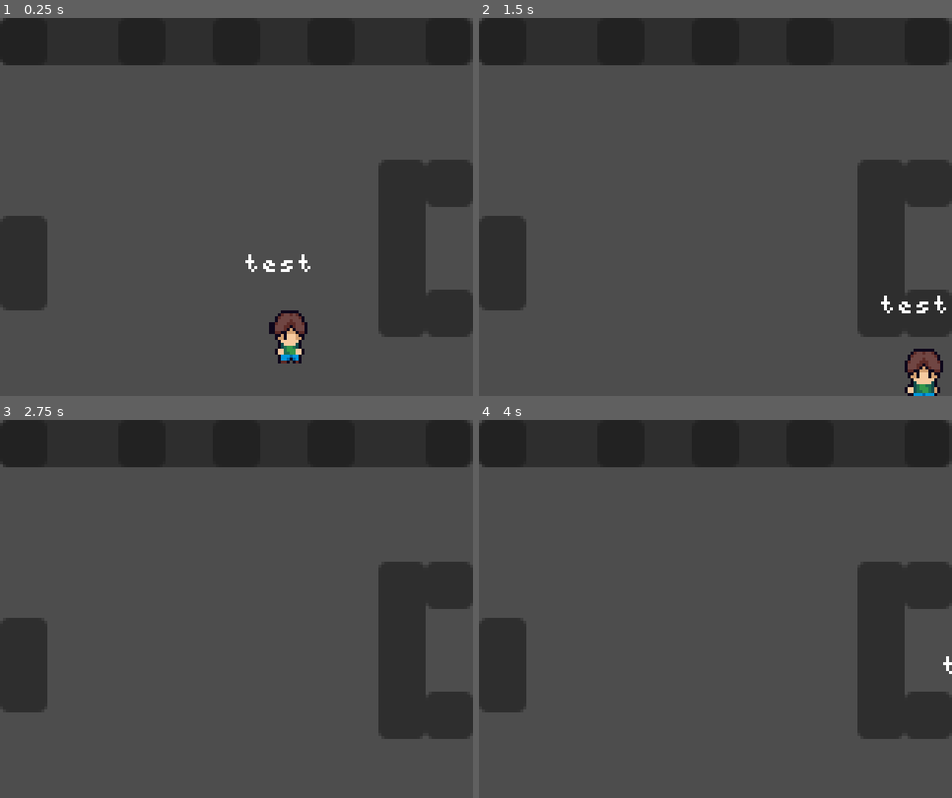
Above: before the commit, frames 1-4 (two rows, left to right).
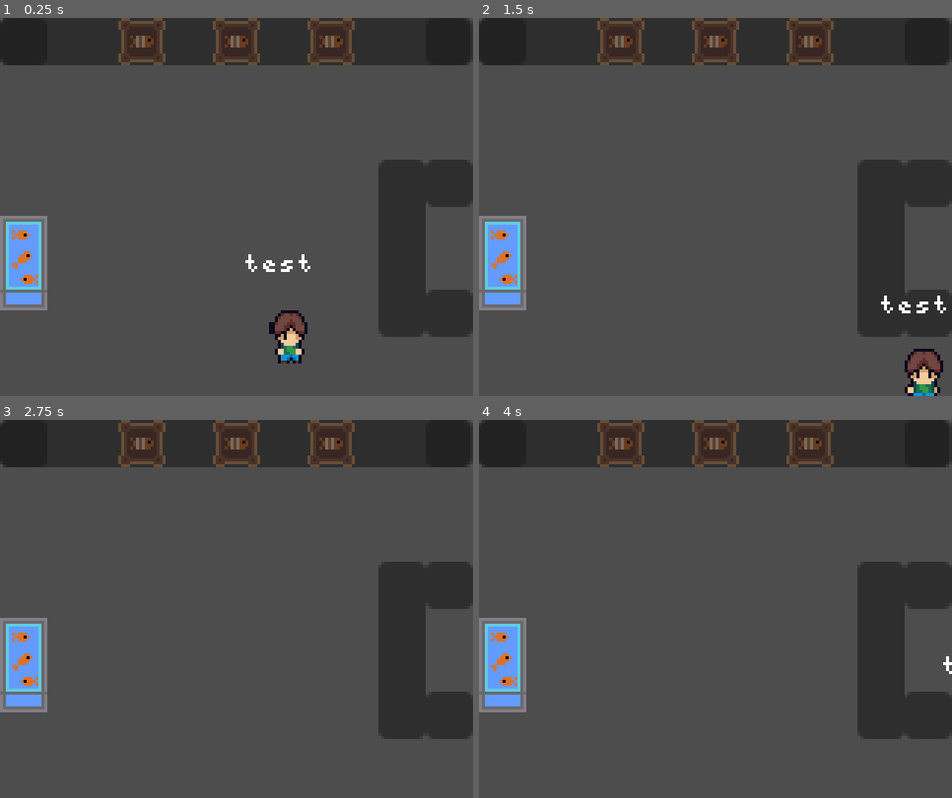
Above: after the commit, the same moments.

Repository: ColinVanderMeer/UntitledFishingGameGodot
Game: Godot game, scene res://shop.tscn
Two runs of this game, one before a commit and one after it. Both use one fixed random seed, a clock stepped at 60 frames per second and the inputs below. The project has no main scene, so this scene is started directly.
Inputs:
- Up to frame 1 (0.25 s): no input
- Up to frame 2 (1.5 s): tap Enter at 0.5 s; hold Right (ui_right) 0.53-1.28 s; tap E (interact) at 0.6, 1.35 s; hold Down (ui_down) from 1.28 s (still down)
- Up to frame 3 (2.75 s): release Down (ui_down) at 2.03 s; hold Right (ui_right) from 2.03 s (still down); tap E (interact) at 2.1 s
- Up to frame 4 (4 s): tap Space at 2.75 s; release Right (ui_right) at 2.78 s; hold Up (ui_up) 2.78-3.53 s; tap E (interact) at 2.85, 3.6 s; tap Enter at 3.5 s; hold Left (ui_left) from 3.53 s (still down)

The runs differ from the first frame. In frame 1, 4.6% of the frame differs, in the area x 0-75%, y 0-78%; in frame 2, 4.6%; in frame 3, 4.6%; in frame 4, 4.6%.

Commit message:
Begin adding textures

Diff:
--- a/shop.tscn
+++ b/shop.tscn
@@ -1,9 +1,12 @@
-[gd_scene load_steps=7 format=3 uid="uid://dkyi81pt0xq8h"]
+[gd_scene load_steps=10 format=3 uid="uid://dkyi81pt0xq8h"]
 
 [ext_resource type="TileSet" uid="uid://5ec7aqryvhob" path="res://Tileset.tres" id="1_fgaav"]
 [ext_resource type="Theme" uid="uid://cqlcjx0e4f7ox" path="res://new_theme.tres" id="2_6lah5"]
 [ext_resource type="PackedScene" uid="uid://cv2fcay36vca2" path="res://player.tscn" id="3_gmb2m"]
 [ext_resource type="Script" uid="uid://dl5tqwls5bk8p" path="res://scene_change.gd" id="4_8kdgp"]
+[ext_resource type="Texture2D" uid="uid://o4ua42msu3ew" path="res://assets/fishtank.png" id="5_gmb2m"]
+[ext_resource type="Texture2D" uid="uid://desx6lkavlq0" path="res://assets/FishFrame.png" id="6_8kdgp"]
+[ext_resource type="Texture2D" uid="uid://dw53nbpaxlfhq" path="res://assets/Fish/Clown.png" id="7_8kdgp"]
 
 [sub_resource type="RectangleShape2D" id="RectangleShape2D_myf4l"]
 size = Vector2(20, 4)
@@ -65,6 +68,33 @@
 position = Vector2(7, -5)
 shape = SubResource("RectangleShape2D_fgaav")
 
+[node name="Entities" type="Node2D" parent="."]
+
+[node name="FishTank" type="Sprite2D" parent="Entities"]
+position = Vector2(8, 83)
+texture = ExtResource("5_gmb2m")
+
+[node name="FishDisplay1" type="Sprite2D" parent="Entities"]
+position = Vector2(48, 8)
+texture = ExtResource("6_8kdgp")
+
+[node name="Fish" type="Sprite2D" parent="Entities/FishDisplay1"]
+texture = ExtResource("7_8kdgp")
+
+[node name="FishDisplay2" type="Sprite2D" parent="Entities"]
+position = Vector2(80, 8)
+texture = ExtResource("6_8kdgp")
+
+[node name="Fish" type="Sprite2D" parent="Entities/FishDisplay2"]
+texture = ExtResource("7_8kdgp")
+
+[node name="FishDisplay3" type="Sprite2D" parent="Entities"]
+position = Vector2(112, 8)
+texture = ExtResource("6_8kdgp")
+
+[node name="Fish" type="Sprite2D" parent="Entities/FishDisplay3"]
+texture = ExtResource("7_8kdgp")
+
 [node name="Greyboxing" type="Control" parent="."]
 layout_mode = 3
 anchors_preset = 0
@@ -83,6 +113,7 @@
 offset_bottom = 16.0
 
 [node name="FishTank" type="Panel" parent="Greyboxing"]
+visible = false
 layout_mode = 0
 offset_top = 67.0
 offset_right = 16.0
@@ -115,18 +146,21 @@
 offset_bottom = 16.0
 
 [node name="FishDisplay1" type="Panel" parent="Greyboxing"]
+visible = false
 layout_mode = 0
 offset_left = 72.0
 offset_right = 88.0
 offset_bottom = 16.0
 
 [node name="FishDisplay2" type="Panel" parent="Greyboxing"]
+visible = false
 layout_mode = 0
 offset_left = 104.0
 offset_right = 120.0
 offset_bottom = 16.0
 
 [node name="FishDisplay3" type="Panel" parent="Greyboxing"]
+visible = false
 layout_mode = 0
 offset_left = 40.0
 offset_right = 56.0
--- a/shopIsland.tscn
+++ b/shopIsland.tscn
@@ -28,14 +28,9 @@
 interact_type = "fish_area"
 interact_value = "This is where you would fish"
 
-[node name="CollisionPolygon2D" type="CollisionPolygon2D" parent="FishableArea"]
-polygon = PackedVector2Array(142, -15, 142, 7, 90, 7, 90, -15)
-
-[node name="CollisionPolygon2D2" type="CollisionPolygon2D" parent="FishableArea"]
-polygon = PackedVector2Array(65, -15, 65, 6, 27, 6, 24, -8, -18, -8, -18, -15)
-
 [node name="CollisionPolygon2D3" type="CollisionPolygon2D" parent="FishableArea"]
-polygon = PackedVector2Array(142, 47, 58, 47, 57, 62, 42, 64, 40, 78, 27, 80, 26, 110, -18, 110, -18, 113, 142, 113)
+position = Vector2(0, 1)
+polygon = PackedVector2Array(-18, -15, -18, 23, 39, 22, 39, -13, 132, -13, 132, 22, 137, 22, 137, 79, -14, 79, -14, 64, -18, 64, -18, 110, -18, 113, 143, 113, 142, -15)
 
 [node name="TextBox" type="Panel" parent="." groups=["TextBox"]]
 visible = false
Binary file added: assets/Fish/Clown.png
Not shown, added: assets/Fish/Clown.png.import
Binary file added: assets/Fish/Frog.png
Not shown, added: assets/Fish/Frog.png.import
Binary file added: assets/Fish/atFish.png
Not shown, added: assets/Fish/atFish.png.import
Binary file added: assets/FishFrame.png
Not shown, added: assets/FishFrame.png.import
Binary file added: assets/fishtank.png
Not shown, added: assets/fishtank.png.import
